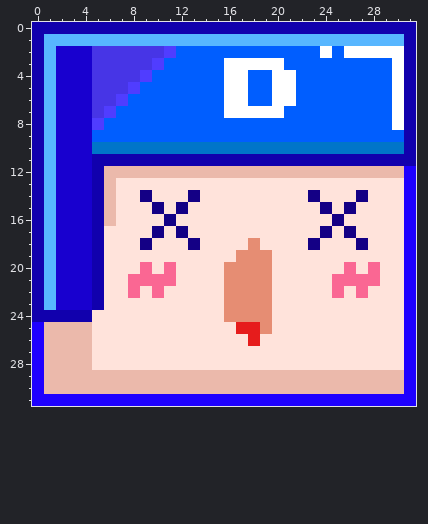
Two states of a pixel-art sprite, pix_sport32_kill.png. Above: the version before the commit.
The file is 32x32 pixels.
Once edited:
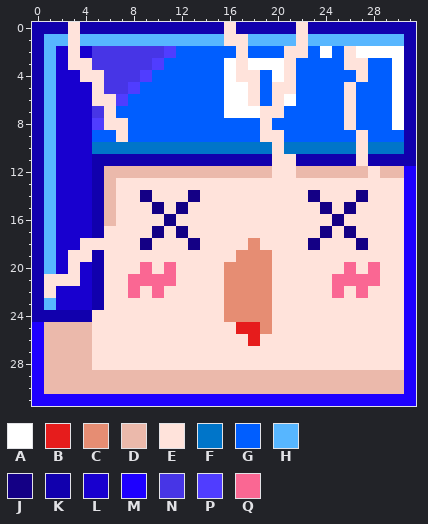
Palette (. is transparent): A #ffffff  B #e61c1c  C #e68d73  D #ebb9ab  E #ffe3db  F #0075c9  G #005eff  H #57b6ff  J #140085  K #1100ad  L #1800cf  M #1e00ff  N #4735e6  P #503dff  Q #fa6793
Difference:
The author changed colour A to colour E in row 2 at x 26; in row 3 at x 17; in row 4 at x 17 and 21; in row 5 at x 20 to 21; in row 6 at x 20; in row 7 at x 19 to 20.
The author changed colour D to colour E in row 12 at x 20 to 21 and 28.
The author changed colour F to colour E in row 10 at x 20 and 27.
The author changed colour G to colour E in row 2 at x 17 and 21 to 22; in row 3 at x 21 and 26 to 27; in row 4 at x 18 and 27; in rows 5 to 6 at x 18 and 26; in row 7 at x 26; in row 8 at x 6 to 7, 19 and 26.
The author changed colour G to colour E in row 9 at x 7, 19 to 20 and 27.
The author changed colour H to colour E in row 1 at x 3, 16 to 17 and 22; in rows 21 to 22 at x 1.
The author changed colour K to colour E in row 0 at x 3, 16 and 22; in row 11 at x 20 to 21 and 27; in row 18 at x 5.
The author changed colour L to colour E in row 2 at x 3; in row 3 at x 3 to 4; in row 4 at x 4; in row 18 at x 4; in row 19 at x 3 to 4; in row 20 at x 3.
The author changed colour L to colour E in row 21 at x 2 to 3.
The author changed colour N to colour E in rows 4 to 5 at x 5; in row 6 at x 5 to 6.
The author changed colour P to colour E in row 7 at x 6.
Boxes around the changes in both pictures, in picture pixels (x1, y1, x2, y2):
changed: (68, 22, 128, 142)
changed: (224, 22, 380, 178)
changed: (44, 238, 104, 298)
